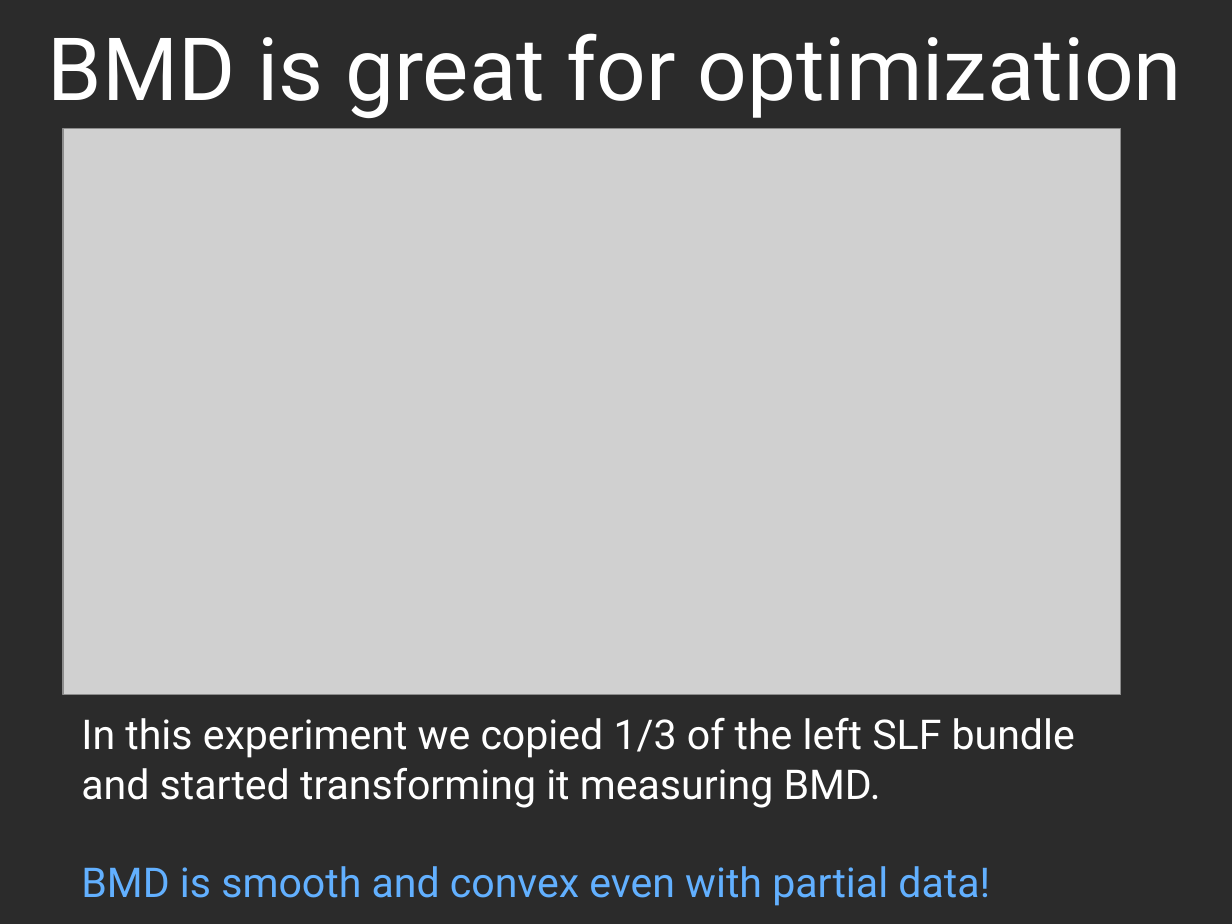
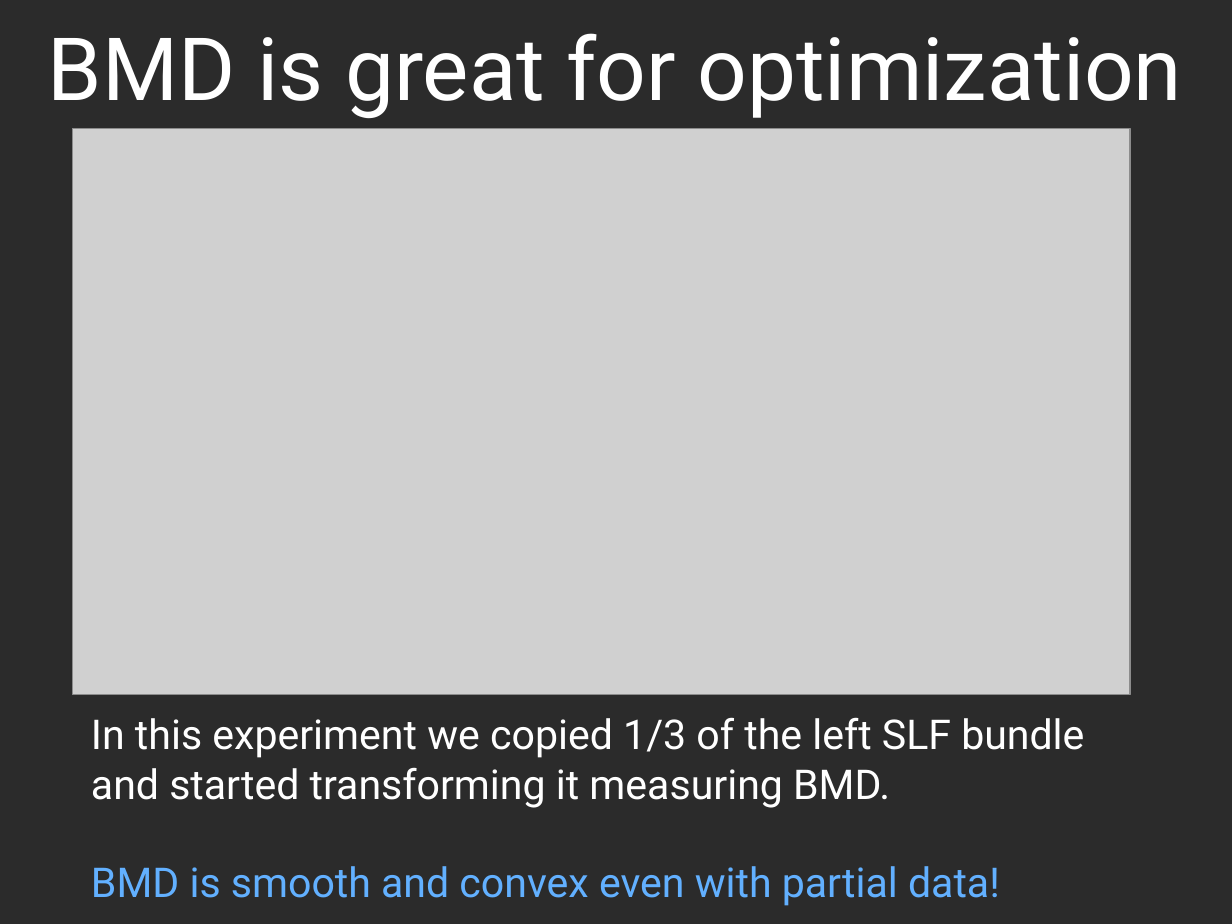
Before and after one commit to Garyfallidis/meta_didaktoriko, a slide deck: slide 7 of ismrm2014/oral/bundle_alignment.ppt (slide 6 before the commit). Drawn at 1232x924 pixels with LibreOffice and Linux fonts; fonts in the diff are those of the drawing; grey boxes stand for pictures; background and template pictures are left out; a plain dark background stands for a picture behind light text. Boxes give left, top, right and bottom in pixels: in the first picture for what was removed or moved away, otherwise in the second. Text is boxed around its words. In the diff, an @@ line names an element or a change of style, - is before the commit and + after.

```diff
--- a/ismrm2014/oral/bundle_alignment.ppt
+++ b/ismrm2014/oral/bundle_alignment.ppt
@@ picture: place and size @@
-picture at <box>63,128,1120,695</box>
+picture at <box>73,128,1130,695</box>
@@ text "In this experiment we copied ...": place and size @@
-text "In this experiment we copied ..." at <box>81,717,1075,906</box>
+text "In this experiment we copied ..." at <box>91,717,1084,906</box>
```
Also in this commit, not shown: 5 other slides changed, 7 slides added, 3 slides removed, 8 other files.
